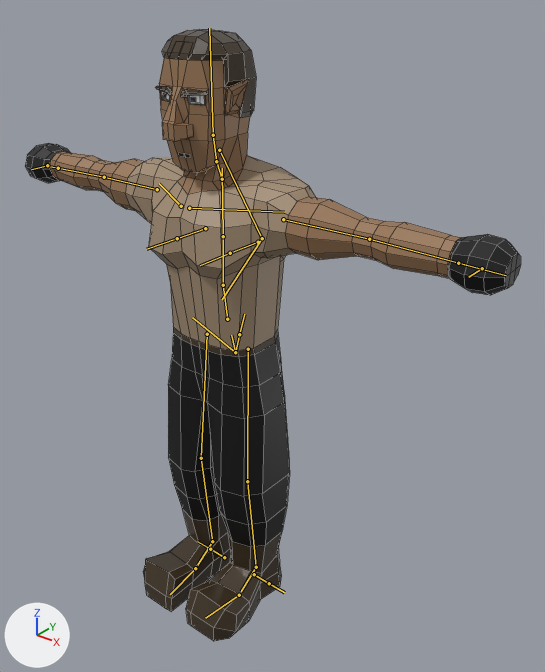
The FBX model Assets/Models/PlayerModel.fbx, before and after one commit.
Before and after are seen from a camera (50 mm lens) standing at (2.0, -2.1, 2.76) and looking at (0.16, 0.21, 1.33). Arrows for +X, +Y and +Z are at lower left; the lights stay in place. The older version comes first. The bones that change, and the others that lie on the model, are drawn over the model as lines. Mesh edges are drawn as thin lines.

Names of what the first picture shows: 'Human.Mesh'.
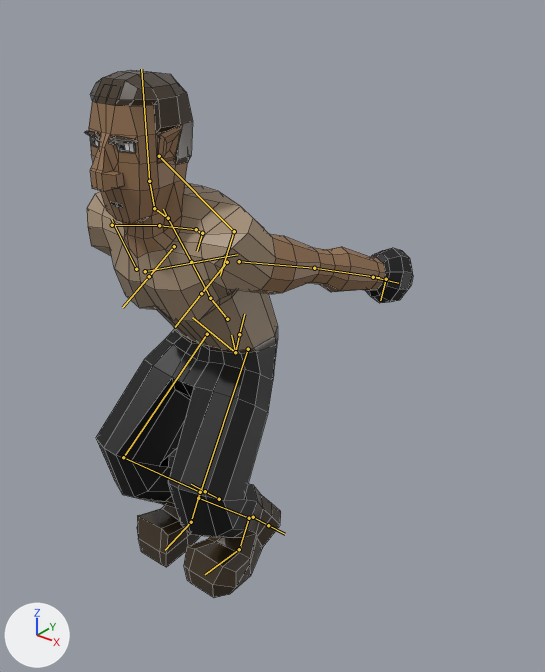
The newer file adds an action. The first version stands in its rest pose; the second is drawn at frame 4 of the action 'Landing'.

What the commit changed:
Bone 'spine.001' (bone_spine_001) turns from (0, 0, 0) to (30, 0, 0) degrees about its own x, y and z.
Bone 'spine.005' (bone_spine_005) turns from (0, 0, 0) to (-30, 0, 0) degrees about its own x, y and z.
Bone 'upper_arm.L' (bone_upper_arm_l) turns from (0, 0, 0) to (-37, 15, -80) degrees about its own x, y and z.
Bone 'upper_arm.R' (bone_upper_arm_r) turns from (0, 0, 0) to (-37, -15, 80) degrees about its own x, y and z.
Bone 'hand.R' (bone_hand_r) turns from (0, 0, 0) to (10, 2, 1) degrees about its own x, y and z.
Bone 'thigh.L' (bone_thigh_l) turns from (0, 0, 0) to (-40, -12, 0) degrees about its own x, y and z.
Bone 'shin.L' (bone_shin_l) turns from (0, 0, 0) to (80, 0, 0) degrees about its own x, y and z.
Bone 'foot.L' (bone_foot_l) turns from (0, 0, 0) to (-10, 10, 3) degrees about its own x, y and z.
Bone 'toe.L' (bone_toe_l) turns from (0, 0, 0) to (25, 3, 1) degrees about its own x, y and z.
Bone 'thigh.R' (bone_thigh_r) turns from (0, 0, 0) to (-40, 12, 0) degrees about its own x, y and z.
Bone 'shin.R' (bone_shin_r) turns from (0, 0, 0) to (80, 0, 0) degrees about its own x, y and z.
Bone 'foot.R' (bone_foot_r) turns from (0, 0, 0) to (-10, -10, -3) degrees about its own x, y and z.
Bone 'toe.R' (bone_toe_r) turns from (0, 0, 0) to (25, -3, -1) degrees about its own x, y and z.

Location of each change, [x1, y1, x2, y2] in pixels of the pictures (545 x 672 px):
'Human.Mesh', posed (34% narrower, 14% shorter)
    before: [25, 29, 521, 641]
    after: [85, 70, 413, 598]
bone 'spine.001', root to tip
    before: (227, 319) to (223, 285)
    after: (227, 319) to (210, 298)
bone 'spine.005', root to tip
    before: (216, 161) to (213, 135)
    after: (154, 208) to (149, 181)
bone 'upper_arm.L', root to tip
    before: (283, 219) to (369, 239)
    after: (239, 261) to (314, 268)
bone 'upper_arm.R', root to tip
    before: (157, 189) to (104, 177)
    after: (112, 225) to (159, 225)
bone 'hand.R', root to tip
    before: (58, 168) to (47, 166)
    after: (196, 229) to (202, 234)
bone 'thigh.L', root to tip
    before: (248, 349) to (247, 481)
    after: (248, 349) to (198, 498)
bone 'shin.L', root to tip
    before: (247, 481) to (256, 567)
    after: (198, 498) to (249, 518)
bone 'foot.L', root to tip
    before: (256, 567) to (241, 591)
    after: (249, 518) to (240, 545)
bone 'toe.L', root to tip
    before: (239, 595) to (205, 618)
    after: (239, 549) to (205, 574)
bone 'thigh.R', root to tip
    before: (207, 334) to (201, 458)
    after: (207, 334) to (123, 457)
bone 'shin.R', root to tip
    before: (201, 458) to (212, 541)
    after: (123, 457) to (200, 492)
bone 'foot.R', root to tip
    before: (212, 541) to (197, 565)
    after: (200, 492) to (192, 518)
bone 'toe.R', root to tip
    before: (195, 568) to (170, 594)
    after: (191, 522) to (165, 550)
